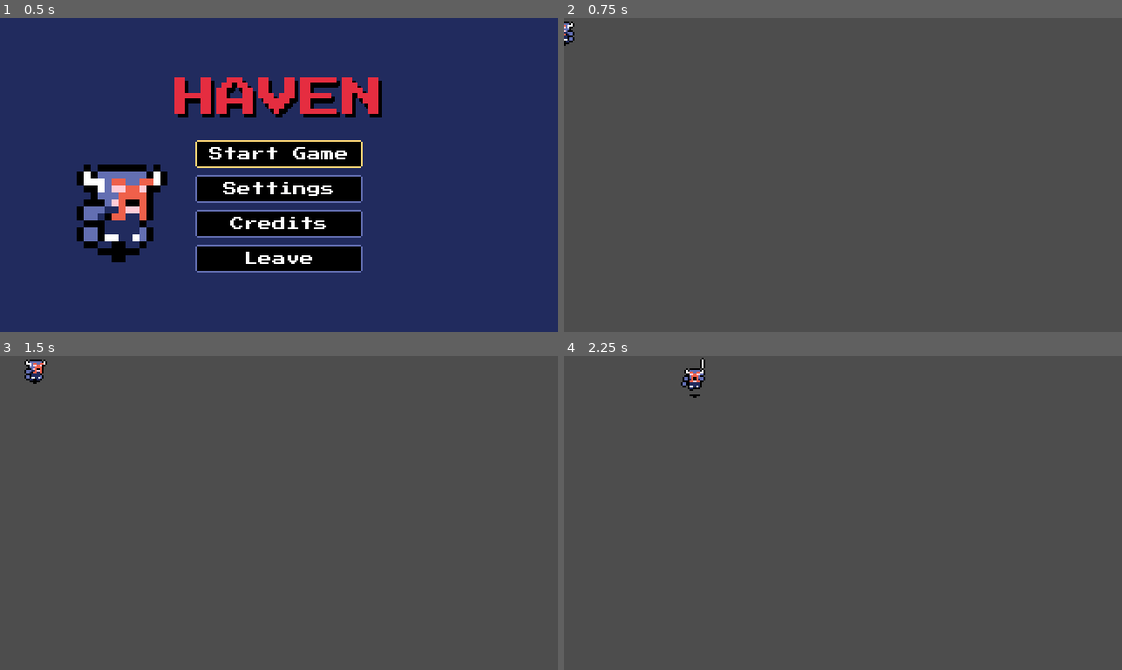
Above: before the commit, frames 1-4 (two rows, left to right).
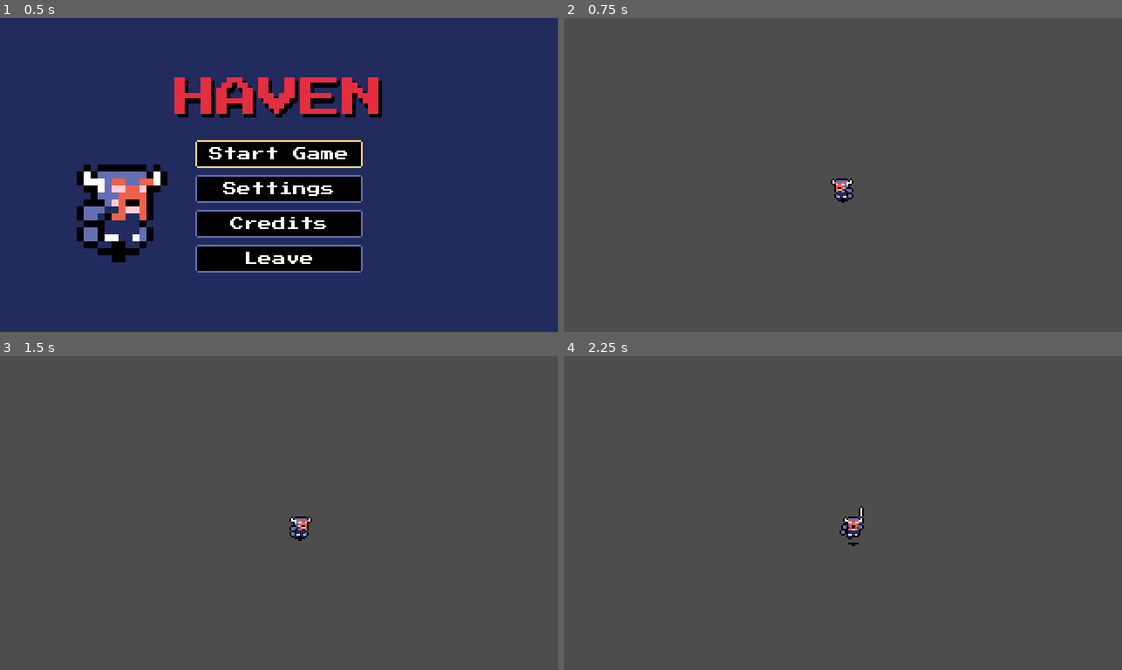
Above: after the commit, the same moments.

Repository: DaEpickid540/haven-2026
Game: Godot game, scene res://Scenes/main_menu.tscn
Two runs of this game, one before a commit and one after it. Both use one fixed random seed, a clock stepped at 60 frames per second and the inputs below.
Inputs:
- Up to frame 1 (0.5 s): no input
- Up to frame 2 (0.75 s): click "Start Game" at 0.5 s
- Up to frame 3 (1.5 s): tap Enter at 1.25 s; hold Right (right) from 1.28 s (still down); tap X (dash) at 1.35 s
- Up to frame 4 (2.25 s): release Right (right) at 2.03 s; hold Down (down) from 2.03 s (still down); tap J (attack) at 2.1 s

Frame 1 is identical in both runs. In frame 2, 0.4% of the frame differs, in the area x 0-52%, y 1-59%; in frame 3, 0.5%; in frame 4, 0.6%, in the area x 20-54%, y 0-61%.

Commit message:
Update

Diff:
--- a/Scenes/player.tscn
+++ b/Scenes/player.tscn
@@ -47,10 +47,22 @@
 "update": 1,
 "values": [false]
 }
+tracks/2/type = "value"
+tracks/2/imported = false
+tracks/2/enabled = true
+tracks/2/path = NodePath("../Area2D/CollisionPolygon2D:polygon")
+tracks/2/interp = 1
+tracks/2/loop_wrap = true
+tracks/2/keys = {
+"times": PackedFloat32Array(0),
+"transitions": PackedFloat32Array(1),
+"update": 0,
+"values": [PackedVector2Array(-3, -1, 6, -1, 6, -8, -3, -8)]
+}
 
 [sub_resource type="Animation" id="Animation_3smsa"]
 resource_name = "attack"
-length = 0.4
+length = 0.39999999999999997
 step = 0.1
 tracks/0/type = "value"
 tracks/0/imported = false
@@ -75,6 +87,18 @@
 "transitions": PackedFloat32Array(1),
 "update": 1,
 "values": [false]
+}
+tracks/2/type = "value"
+tracks/2/imported = false
+tracks/2/enabled = true
+tracks/2/path = NodePath("../Area2D/CollisionPolygon2D:polygon")
+tracks/2/interp = 1
+tracks/2/loop_wrap = true
+tracks/2/keys = {
+"times": PackedFloat32Array(0, 0.1, 0.2, 0.3, 0.4),
+"transitions": PackedFloat32Array(1, 1, 1, 1, 1),
+"update": 1,
+"values": [PackedVector2Array(), PackedVector2Array(-3, -1, 6, -1, 6, -8, -3, -8), PackedVector2Array(7, 16, 4, -2, 9, -2, 15, 7, 15, 16), PackedVector2Array(6, 15, 15, 15, 15, 7, 6, 7), PackedVector2Array()]
 }
 
 [sub_resource type="Animation" id="Animation_pu2lt"]
@@ -448,6 +472,9 @@
 nodes/StateMachine/position = Vector2(26.666666, 106.666664)
 node_connections = [&"output", 0, &"StateMachine"]
 
+[sub_resource type="CircleShape2D" id="CircleShape2D_0wjns"]
+radius = 5.0
+
 [node name="Player" type="CharacterBody2D" unique_id=222476482]
 script = ExtResource("1_cvnsp")
 
@@ -470,3 +497,16 @@
 parameters/StateMachine/MoveState/StandState/blend_position = Vector2(0, 0)
 
 [node name="PauseMenu" parent="." unique_id=263341844 instance=ExtResource("2_pause")]
+
+[node name="Area2D" type="Area2D" parent="." unique_id=1643113148]
+
+[node name="CollisionPolygon2D" type="CollisionPolygon2D" parent="Area2D" unique_id=1342032514]
+polygon = PackedVector2Array(-3, -1, 6, -1, 6, -8, -3, -8)
+
+[node name="CollisionShape2D" type="CollisionShape2D" parent="." unique_id=202009393]
+position = Vector2(0, 11)
+shape = SubResource("CircleShape2D_0wjns")
+
+[node name="Camera2D" type="Camera2D" parent="." unique_id=1719978783]
+process_callback = 0
+position_smoothing_enabled = true
--- a/Scripts/player.gd
+++ b/Scripts/player.gd
@@ -31,6 +31,9 @@
 		playback.travel("AttackState")
 	if Input.is_action_just_pressed("attack"):
 		playback.travel("AttackState")
+	if Input.is_action_just_pressed("dash"):
+		speed=150.0
+	else: speed=100.0
 
 
 func update_blend_positions(direction_vector: Vector2) -> void:
